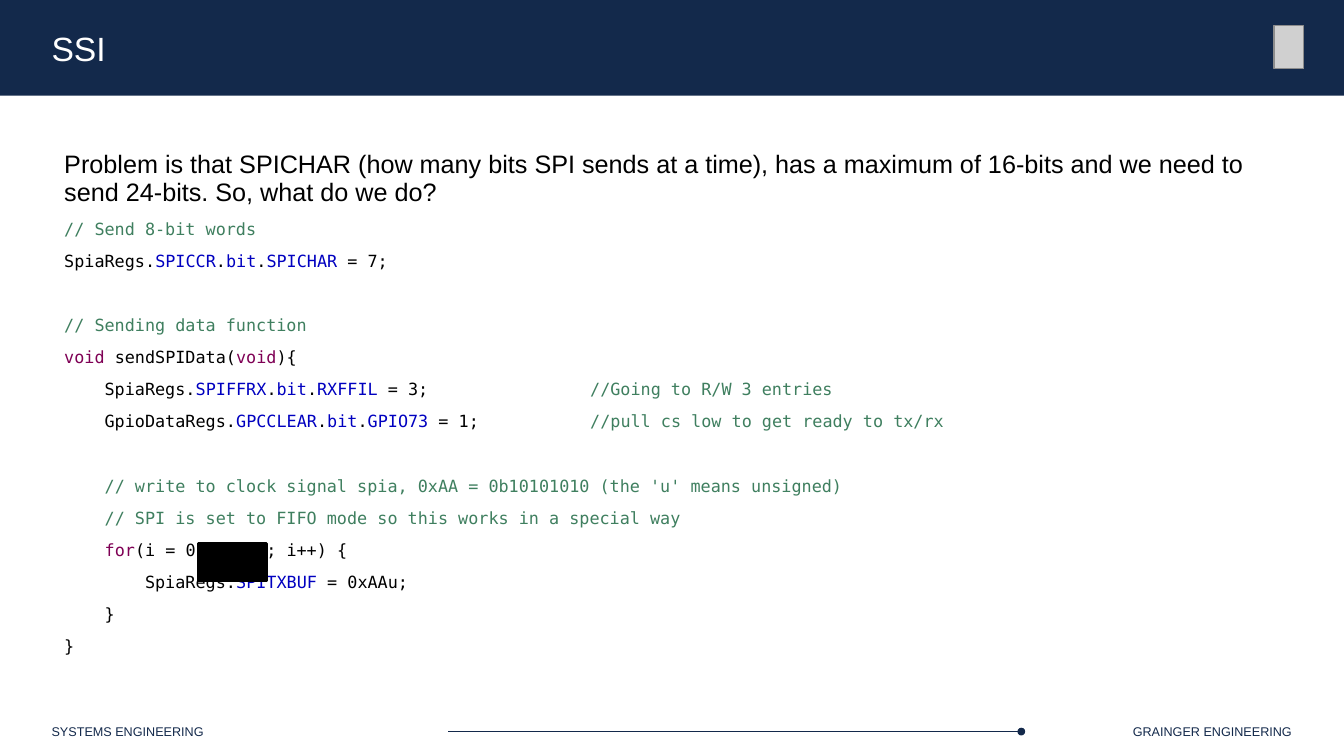
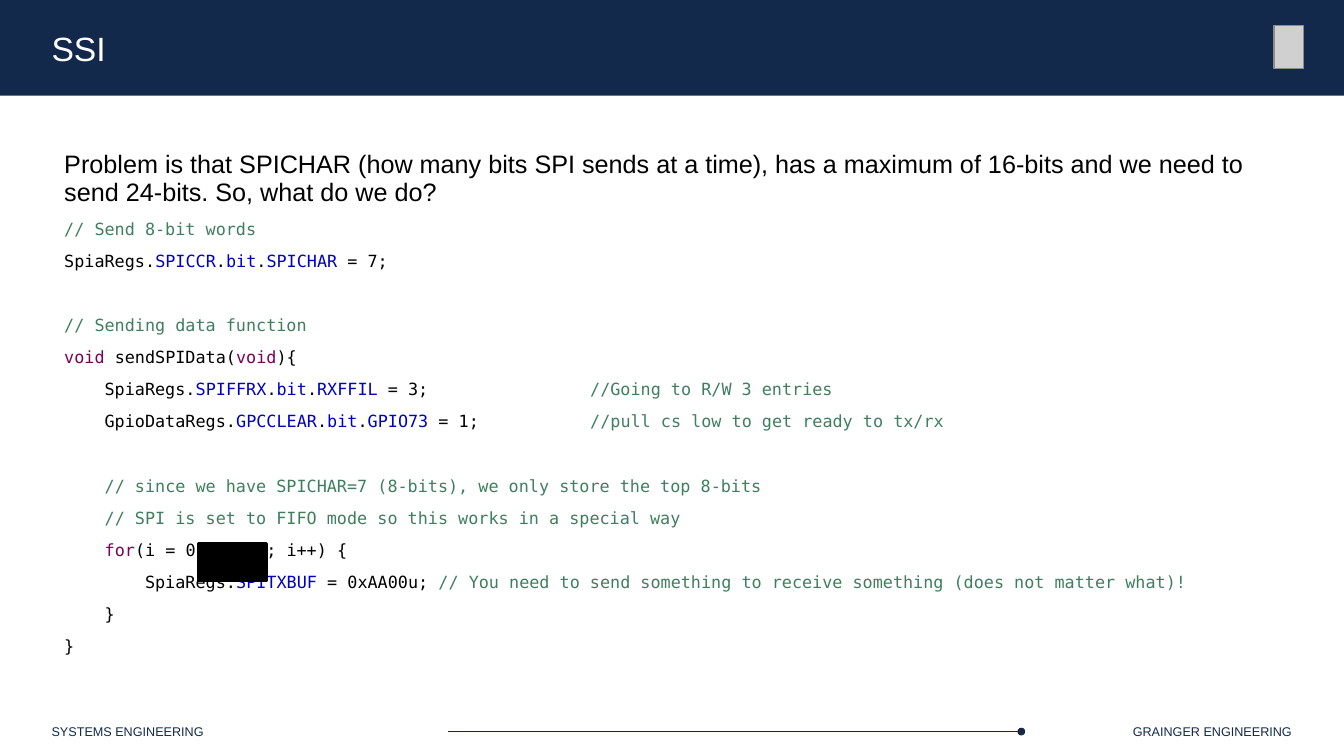
Before and after one commit to Marius-Juston/SE-423---Class-Material, a slide deck: slide 45 of Lectures/Slides/L6.pptx. Drawn at 1344x756 pixels with LibreOffice and Linux fonts; fonts in the diff are those of the drawing; grey boxes stand for pictures. Boxes give left, top, right and bottom in pixels: in the first picture for what was removed or moved away, otherwise in the second. Text is boxed around its words. In the diff, an @@ line names an element or a change of style, - is before the commit and + after.

```diff
--- a/Lectures/Slides/L6.pptx
+++ b/Lectures/Slides/L6.pptx
@@ text at (x1=135, y1=479, x2=762, y2=496): text changed @@
-// write to clock signal spia, 0xAA = 0b10101010 (the 'u' means unsigned)
+// since we have SPICHAR=7 (8-bits), we only store the top 8-bits
@@ text at (x1=145, y1=575, x2=1186, y2=592): text changed; text colour #000000 to #3F7F5F @@
-SpiaRegs.SPITXBUF = 0xAAu;
+SpiaRegs.SPITXBUF = 0xAA00u; // You need to send something to receive something (does not matter what)!
```
Also in this commit, not shown: 6 other slides changed, 4 slides added.
